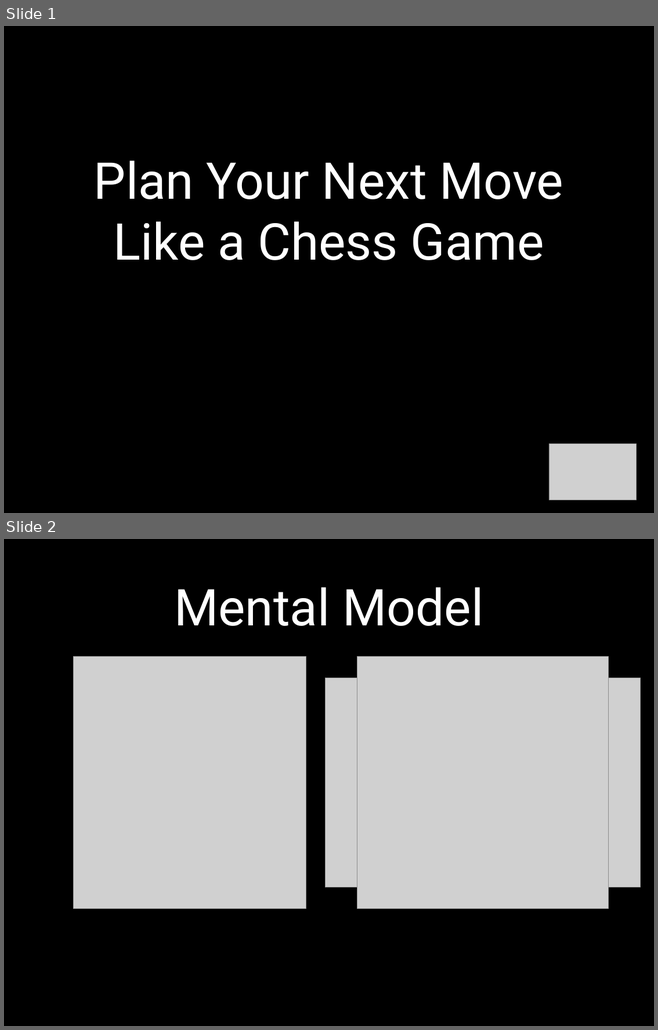
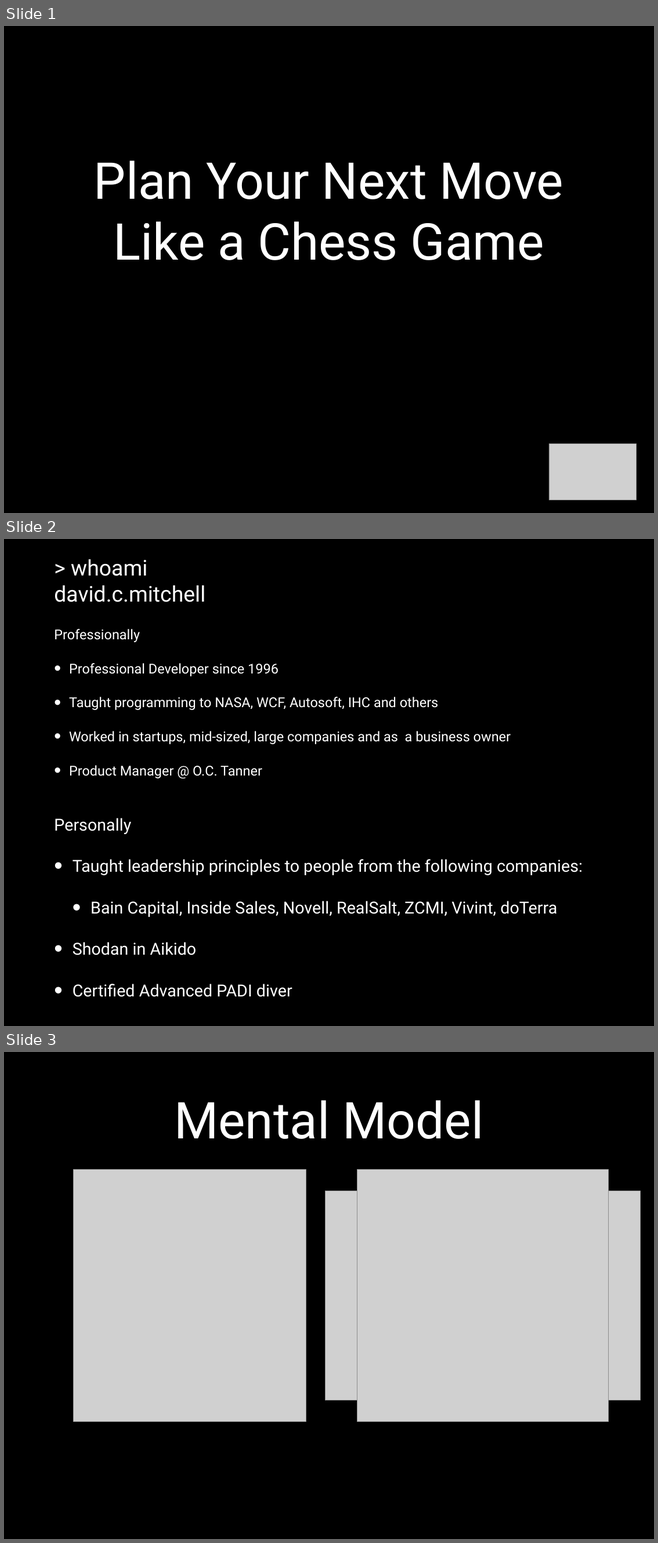
Before and after one commit to digitalbias/digitalbias.github.io, a slide deck: files/next_move.pptx. Shown one above the other, each under a label of ours: slides 1 and 2 before the commit, slides 1, 2 and 3 after it. The pictures are 658x1030 and 658x1543 pixels, drawn with LibreOffice and Linux fonts; fonts in the diff are those of the drawing; grey boxes stand for pictures; background and template pictures are left out. Boxes give left, top, right and bottom in pixels: in the first picture for what was removed or moved away, otherwise in the second. Text is boxed around its words. In the diff, an @@ line names an element or a change of style, - is before the commit and + after.

```diff
--- a/files/next_move.pptx
+++ b/files/next_move.pptx
@@ slide 2 added at <box>4,539,654,1026</box>, background picture (left out) @@
@@ title added at <box>54,559,205,602</box>, 34.2 pt, text #FFFFFF @@
+> whoami
+david.c.mitchell
@@ text added at <box>54,629,510,779</box>, 21.4 pt, text #FFFFFF @@
+Professionally
+• Professional Developer since 1996
+• Taught programming to NASA, WCF, Autosoft, IHC and others
+• Worked in startups, mid-sized, large companies and as a business owner
+• Product Manager @ O.C. Tanner
@@ text added at <box>54,818,582,997</box>, 26.2 pt, text #FFFFFF @@
+Personally
+• Taught leadership principles to people from the following companies:
+  • Bain Capital, Inside Sales, Novell, RealSalt, ZCMI, Vivint, doTerra
+• Shodan in Aikido
+• Certified Advanced PADI diver
@@ what was slide 2 is now slide 3 @@
```
Also in this commit, not shown: 1 other slide added, 1 slide removed, 1 other file.
